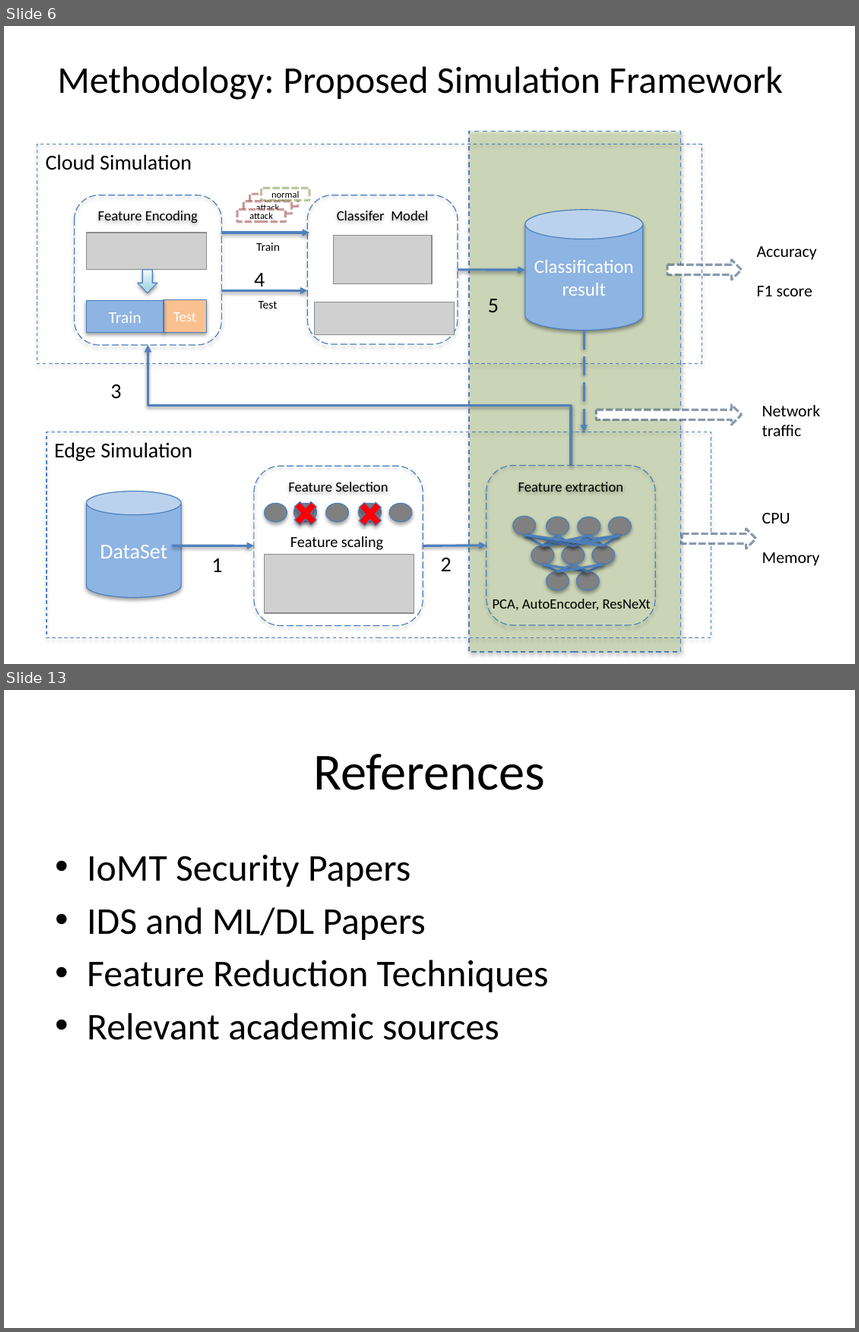
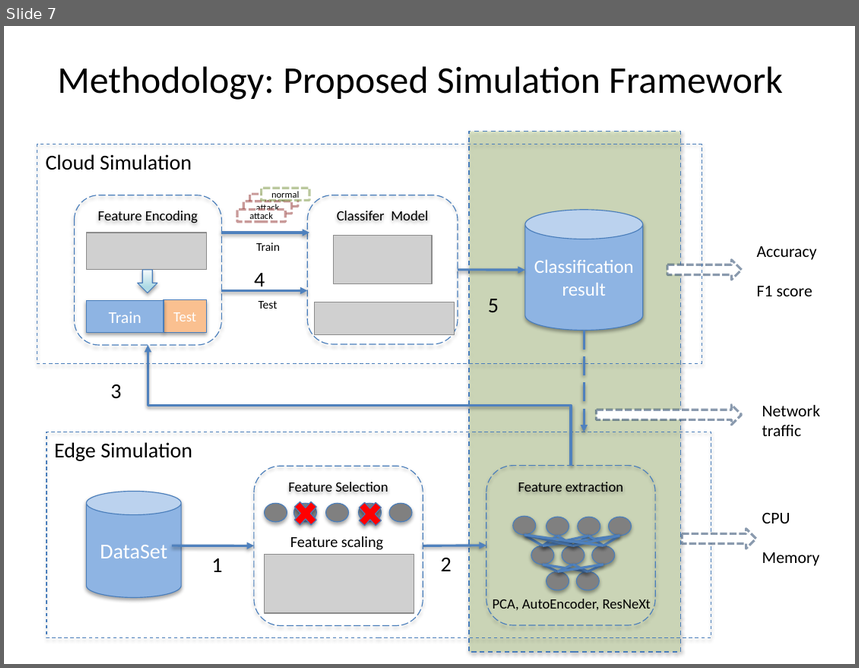
Before and after one commit to YMa10-ACS/Edge-IDS-Framework, a slide deck: Presentation/IoMT_IDS_Presentation.pptx. Shown one above the other, each under a label of ours: slides 6 and 13 before the commit, slide 7 after it; the slides between them are not shown. The pictures are 859x1332 and 859x668 pixels, drawn with LibreOffice and Linux fonts; fonts in the diff are those of the drawing; grey boxes stand for pictures. Boxes give left, top, right and bottom in pixels: in the first picture for what was removed or moved away, otherwise in the second. Text is boxed around its words. In the diff, an @@ line names an element or a change of style, - is before the commit and + after.

```diff
--- a/Presentation/IoMT_IDS_Presentation.pptx
+++ b/Presentation/IoMT_IDS_Presentation.pptx
@@ slide 13 removed at [4, 690, 855, 1328], background #FFFFFF @@
@@ title removed at [313, 754, 545, 790] @@
-References
@@ text removed at [87, 854, 549, 1040] @@
-• IoMT Security Papers
-• IDS and ML/DL Papers
-• Feature Reduction Techniques
-• Relevant academic sources
@@ what was slide 6 is now slide 7 @@
```
Also in this commit, not shown: 5 slides changed, 6 slides added, 4 other slides removed, 1 other file.
